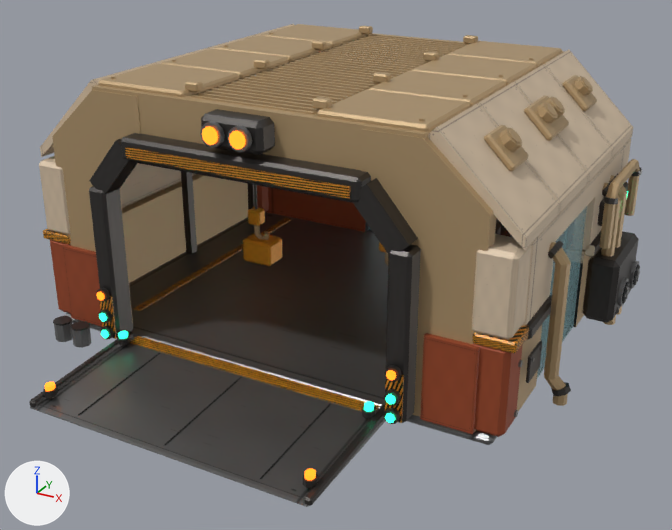
Renders of the glTF model art-source/hangar/export/hangar_mars_v002.glb from each side of a commit.
The view is the same before and after, from a camera (50 mm lens) standing at (7.4, -13.86, 7.61) and looking at (0.48, -1.28, 1.32). Every picture has the same lights, and +X, +Y and +Z are marked at lower left. The older version comes first. Vertices at exactly the same position are counted once.

Objects in the first picture: 'D_hangar_east_L', 'D_hangar_east_R', 'HangarMesh', 'TETO_Hangar'.
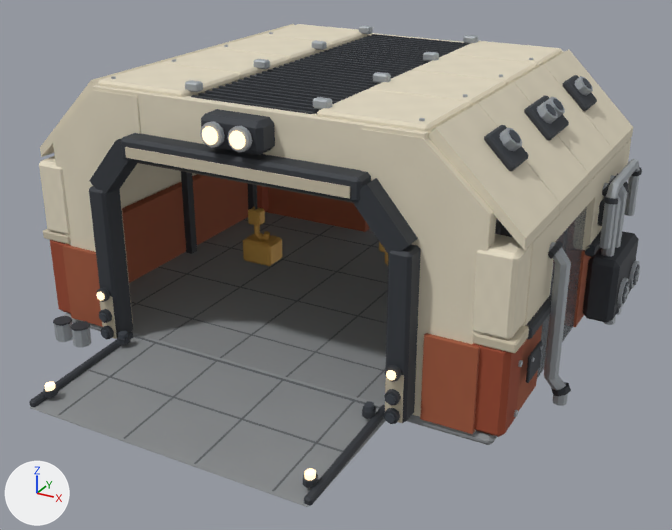
Changed parts and their boxes [x1, y1, x2, y2] in the pictures (672 x 530 px; the box of a moved part takes in the faces that stretch with it):
'HangarMesh', surface changed, reshaped (lighter): [29, 33, 642, 507] in both
'TETO_Hangar', surface changed (beige to white): [40, 24, 633, 250] in both
'D_hangar_east_L', recoloured: [562, 206, 587, 342] in both
'D_hangar_east_R', recoloured: [537, 228, 568, 379] in both
part 1 of me_cube_001, moved or reshaped: before [130, 336, 379, 411]; after [135, 336, 380, 408]
part 2 of me_cube_001, moved or reshaped: before [78, 353, 160, 415]; after [58, 343, 156, 415]
part 3 of me_cube_001, moved or reshaped: before [164, 377, 242, 445]; after [124, 361, 217, 439]
part 4 of me_cube_001, moved or reshaped: before [260, 403, 331, 479]; after [194, 380, 283, 464]
part 5 of me_cube_001, added: after [272, 400, 355, 492]
part 6 of me_cube_001, moved or reshaped: before [134, 218, 291, 311]; after [88, 370, 343, 452]
part 7 of me_cube_001, added (mostly hidden): after [131, 216, 285, 307]
part 8 of me_cube_001, added: after [159, 225, 334, 340]
part 9 of me_cube_001, added: after [220, 240, 379, 358]
part 10 of me_cube_001, added: after [286, 291, 387, 377]
part 11 of me_cube_001, added: after [357, 368, 386, 398]
part 12 of me_cube_001, added (mostly hidden): after [131, 302, 384, 371]
part 13 of me_cube_001, added (mostly hidden): after [159, 267, 387, 323]
part 14 of me_cube_001, added (mostly hidden): after [205, 242, 388, 284]
part 15 of me_cube_001, added (mostly hidden): after [243, 219, 379, 248]
part 16 of me_cube_001, surface changed (brown to grey): [52, 33, 640, 431] in both
part 17 of me_roof_slope, surface changed: [98, 24, 597, 171] in both

What changed in the scene script:
```text
Change mat_mat_hangar_porta_v007:
    mat_mat_hangar_porta_v007.base_color: (0.32, 0.58, 0.62) -> (0.15, 0.18, 0.21)  # cyan #99c8ce -> grey #6c767e
Change mat_mat_hangar_atlas_2k:
    where n0 = _N.new('ShaderNodeBsdfPrincipled'); n0.name = 'Principled BSDF'
    n0.inputs[28].default_value: 2.5 -> 1.2  # 'Emission Strength'
    where n2 = _N.new('ShaderNodeTexImage'); n2.name = 'Image Texture'
    n2.image: img_hangar_emission -> img_hangar_v002_emission
    where n3 = _N.new('ShaderNodeTexImage'); n3.name = 'Image Texture.001'
    n3.image: img_hangar_basecolor -> img_hangar_v002_basecolor
    where n5 = _N.new('ShaderNodeTexImage'); n5.name = 'Image Texture.002'
    n5.image: img_hangar_orm -> img_hangar_v002_orm
    where n7 = _N.new('ShaderNodeTexImage'); n7.name = 'Image Texture.003'
    n7.image: img_hangar_normal -> img_hangar_v002_normal
Change me_cube_001:
    remove me_cube_001.from_pydata(...)  # 3680 vertices, 6460 faces; spans x -4.79..4.79, y -5.58..3.43, z -0.01..4.35
    add me_cube_001.from_pydata(...)  # 3760 vertices, 6580 faces; spans x -4.79..4.79, y -5.58..3.43, z -0.01..4.35
    me_cube_001 part 1: the loose piece of 8 vertices spanning x -2.28..2.28, y -3.44..-3.23, z 0.15..0.17 is scaled about its middle by (1.02, 0.2, 0.294), then moved by (0.0, 0.09, 0.0)
    me_cube_001 part 2: the loose piece of 8 vertices spanning x -1.61..-1.59, y -5.4..-3.48, z 0.03..0.16 is scaled about its middle by (2.14, 1.18, 1.18), then moved by (-0.27, 0.04, 0.0)
    me_cube_001 part 3: the loose piece of 8 vertices spanning x -0.01..0.01, y -5.4..-3.48, z 0.03..0.16 is scaled about its middle by (2.14, 1.18, 1.18), then moved by (-0.62, 0.04, 0.0)
    me_cube_001 part 4: the loose piece of 8 vertices spanning x 1.59..1.61, y -5.4..-3.48, z 0.03..0.16 is scaled about its middle by (2.14, 1.18, 1.18), then moved by (-0.98, 0.04, 0.0)
    me_cube_001 part 5: the loose piece of 8 vertices spanning x 1.59..1.61, y -5.4..-3.48, z 0.03..0.16 is copied, and the copy is scaled about its middle by (2.14, 1.18, 1.18), then moved by (0.27, 0.04, 0.0); it spans x 1.86..1.89, y -5.53..-3.26, z 0.02..0.16
    me_cube_001 part 6: the loose piece of 8 vertices spanning x -3.03..-2.88, y -2.45..2.75, z 0.16..0.17 is scaled about its middle by (30.8, 0.00618, 0.357), then moved by (2.95, -4.55, -0.08)
    me_cube_001 part 7: a new loose piece, a box spanning x -3.14..-3.11, y -3.16..3.16, z 0.16..0.164, in mat_mat_hangar_atlas_2k
    me_cube_001 part 8: a new loose piece, a box spanning x -1.89..-1.86, y -3.16..3.16, z 0.16..0.164, in mat_mat_hangar_atlas_2k
    me_cube_001 part 9: a new loose piece, a box spanning x -0.64..-0.61, y -3.16..2.65, z 0.16..0.164, in mat_mat_hangar_atlas_2k
    me_cube_001 part 10: a new loose piece, a box spanning x 0.61..0.64, y -3.16..2.65, z 0.16..0.164, in mat_mat_hangar_atlas_2k
    me_cube_001 part 11: a new loose piece, a box spanning x 1.86..1.89, y -3.16..3.16, z 0.16..0.164, in mat_mat_hangar_atlas_2k
    me_cube_001 part 12: a new loose piece, a box spanning x -3.96..3.96, y -2.265..-2.235, z 0.16..0.164, in mat_mat_hangar_atlas_2k
    me_cube_001 part 13: a new loose piece, a box spanning x -3.96..3.45, y -0.765..-0.735, z 0.16..0.164, in mat_mat_hangar_atlas_2k
    me_cube_001 part 14: a new loose piece, a box spanning x -3.96..3.96, y 0.735..0.765, z 0.16..0.164, in mat_mat_hangar_atlas_2k
    me_cube_001 part 15: a new loose piece, a box spanning x -3.96..3.96, y 2.235..2.265, z 0.16..0.164, in mat_mat_hangar_atlas_2k
    me_cube_001 part 16: 1482 kept faces spanning x -4.66..4.66, y -3.65..3.43, z 0.1..4.35 get new texture (UV) coordinates
    other edits to the shape of me_cube_001 do not show in these pictures
Change me_roof_slope:
    where me_roof_slope.from_pydata(...)  # 1232 vertices, 2104 faces; spans x -4.2..4.2, y -3.08..3.08, z 2.98..4.54
    me_roof_slope part 17: texture (UV) coordinates of 2008 of 2104 faces, centred in x -3.7..3.7, y -3.08..3.08, z 3.7..4.54, changed; they spanned u 0.0..0.0, v 0.0..0.0 and now span u 0.01..0.74, v 0.26..0.99
```
